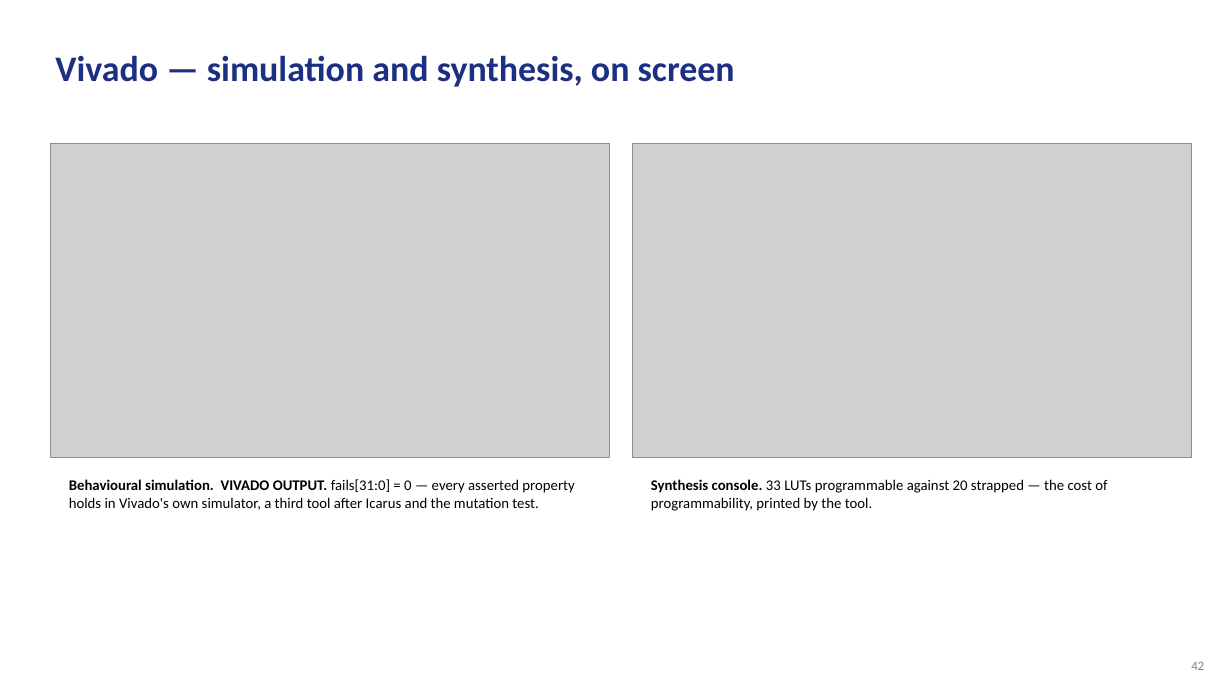
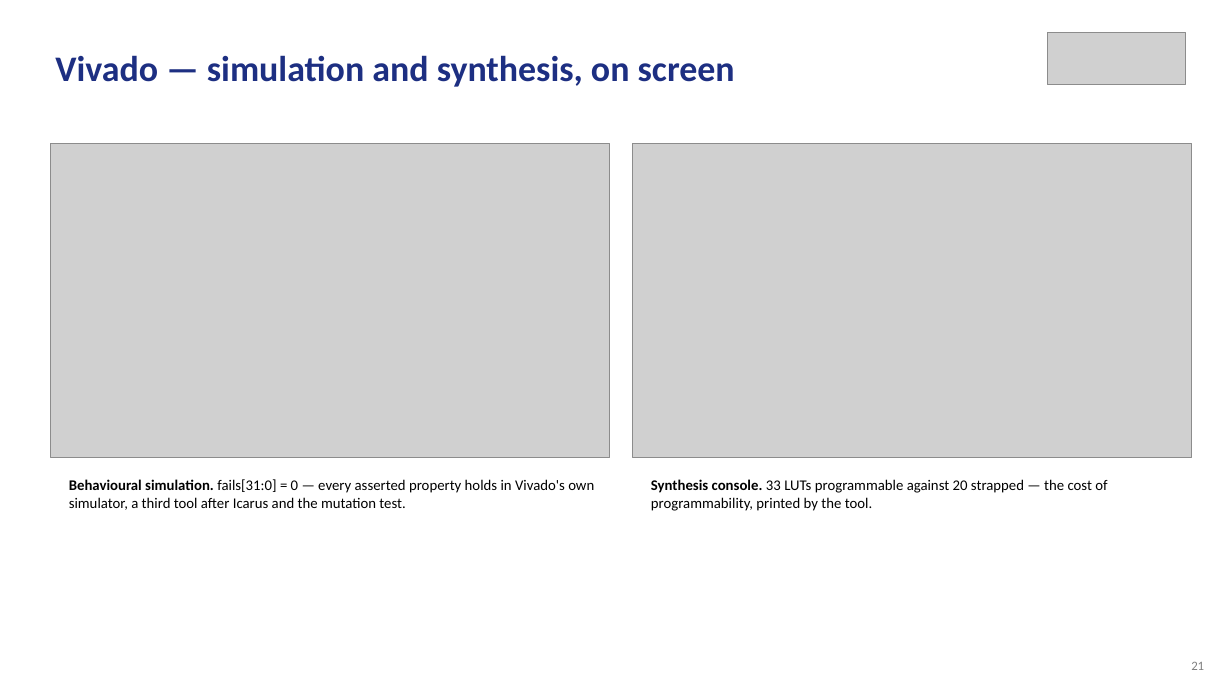
Before and after one commit to Amritha902/gan-driver, a slide deck: slide 21 of review/Review1_GaN_Segmented_Gate_Driver.pptx (slide 42 before the commit). Drawn at 1232x693 pixels with LibreOffice and Linux fonts; fonts in the diff are those of the drawing; grey boxes stand for pictures. Boxes give left, top, right and bottom in pixels: in the first picture for what was removed or moved away, otherwise in the second. Text is boxed around its words. In the diff, an @@ line names an element or a change of style, - is before the commit and + after.

```diff
--- a/review/Review1_GaN_Segmented_Gate_Driver.pptx
+++ b/review/Review1_GaN_Segmented_Gate_Driver.pptx
@@ picture added at [1047,32,1186,85] @@
@@ text at [69,479,594,510]: text changed @@
-Behavioural simulation. VIVADO OUTPUT. fails[31:0] = 0 — every asserted property holds in Vivado's own simulator, a third tool after Icarus and the mutation test.
+Behavioural simulation. fails[31:0] = 0 — every asserted property holds in Vivado's own simulator, a third tool after Icarus and the mutation test.
@@ text at [1191,662,1204,670]: text changed @@
-42
+21
```
Also in this commit, not shown: 19 other slides changed, 15 slides added, 32 slides removed, 5 other files.
